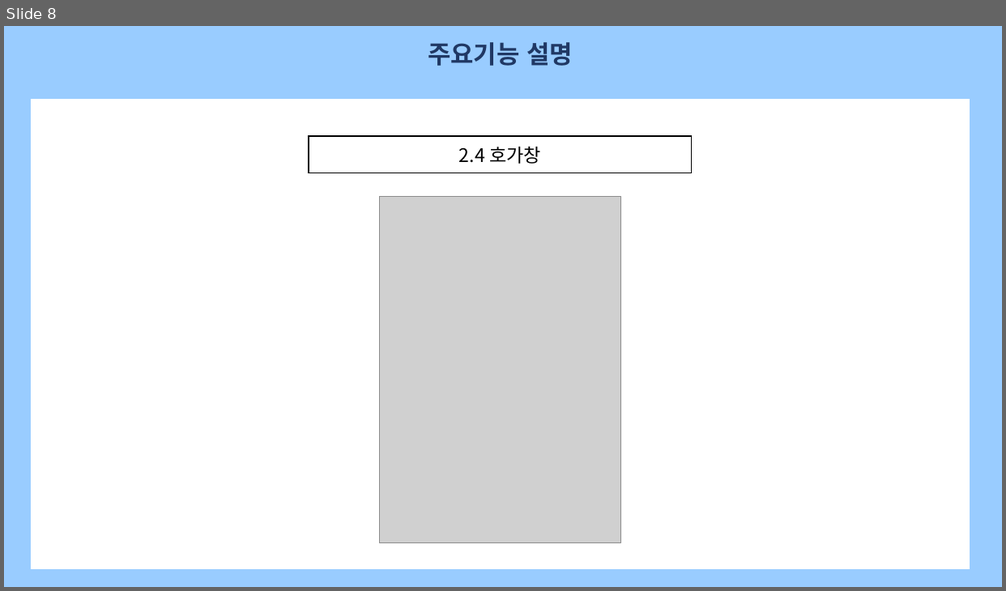
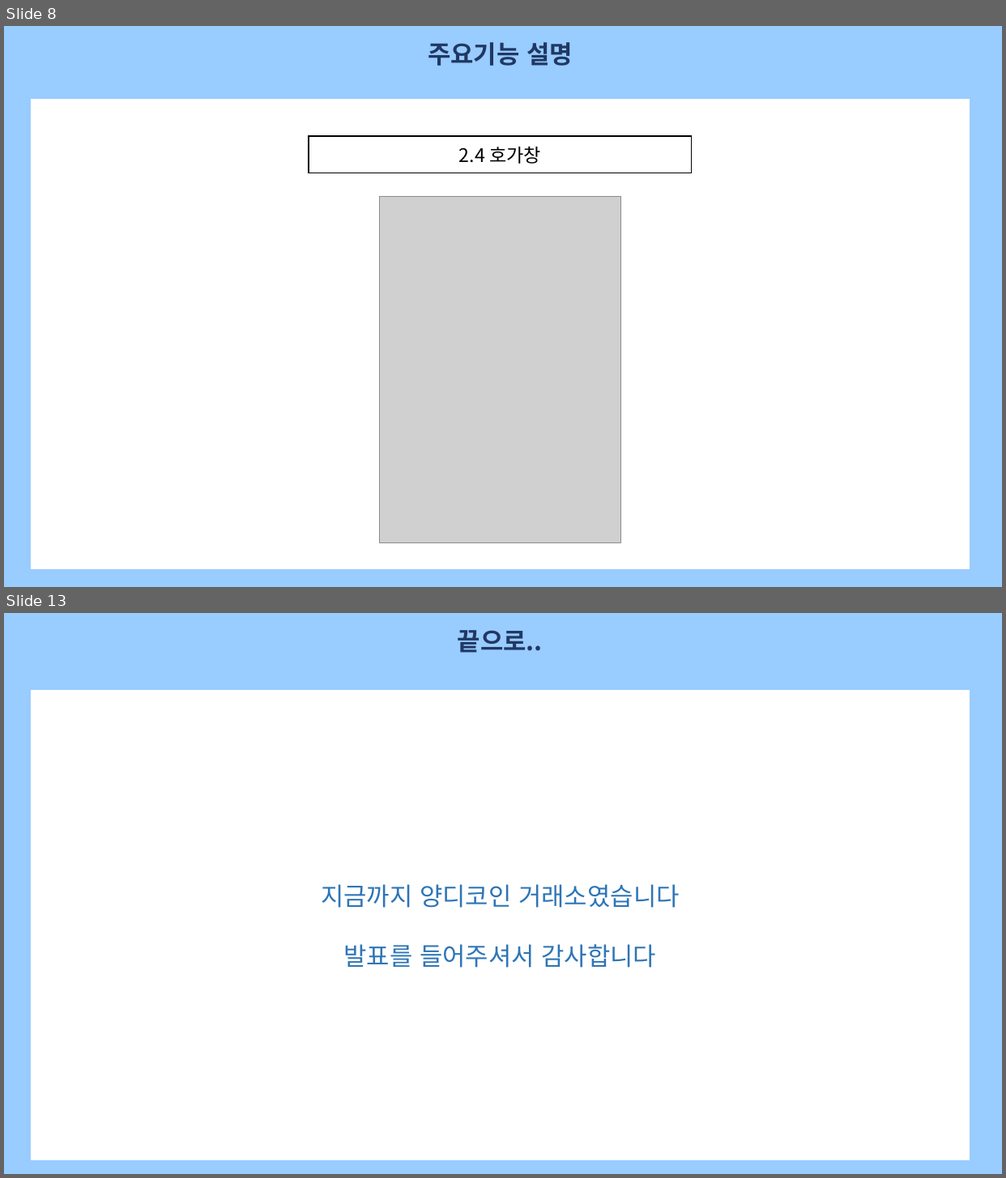
Before and after one commit to JuSeungKyu/ysCoinMarket, a slide deck: 템플릿PPT/YSCOIN_TYPE2.pptx. Shown one above the other, each under a label of ours: slide 8 before the commit, slides 8 and 13 after it; the slides between them are not shown. The pictures are 1006x591 and 1006x1178 pixels, drawn with LibreOffice and Linux fonts; fonts in the diff are those of the drawing; grey boxes stand for pictures. Boxes give left, top, right and bottom in pixels: in the first picture for what was removed or moved away, otherwise in the second. Text is boxed around its words. In the diff, an @@ line names an element or a change of style, - is before the commit and + after.

```diff
--- a/템플릿PPT/YSCOIN_TYPE2.pptx
+++ b/템플릿PPT/YSCOIN_TYPE2.pptx
@@ slide 13 added at (4,613,1002,1174), background #99CCFF @@
@@ text added at (458,630,543,653), 24 pt, text #203864, bold @@
+끝으로..
@@ rectangle added at (28,688,972,1162), fill #FFFFFF, outline #99CCFF 3.75 pt, 24 pt, text #2E75B6 @@
+지금까지 양디코인 거래소였습니다
+발표를 들어주셔서 감사합니다
```
Also in this commit, not shown: 1 slide changed, 3 other slides added.
